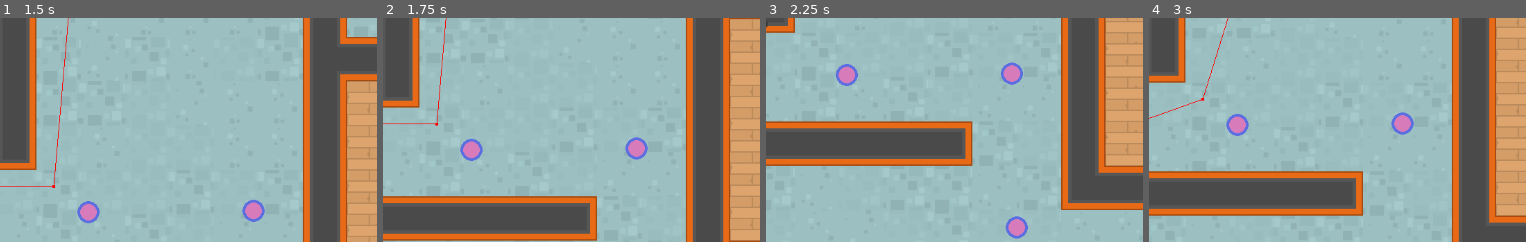
Above: before the commit, frames 1-4 (left to right).
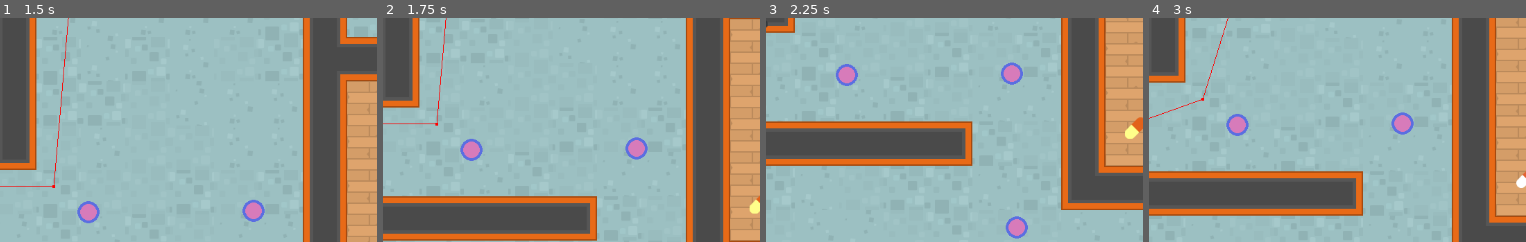
Above: after the commit, the same moments.

Repository: bluewind109/DontMindMe
Game: Godot game, scene res://scenes/level_map/level_map.tscn
Same seed, same stepped clock (60 frames per second), same inputs: the game is played once before the commit and once after it. Sound files missing from this copy of the repository are replaced by a short silence.
Inputs (mouse positions are % of the whole screen's width and height, from its top left):
- Up to frame 1 (1.5 s): move the mouse to (70, 45) at 0.52 s; hold D (right) 0.53-1.28 s; click (70, 45) at 0.6 s; move the mouse to (26, 55) at 1.27 s; hold S (down) from 1.28 s (still down); click (26, 55) at 1.35 s
- Up to frame 2 (1.75 s): keep holding S (down)
- Up to frame 3 (2.25 s): move the mouse to (58, 28) at 2.02 s; release S (down) at 2.03 s; hold D (right) from 2.03 s (still down); click (58, 28) at 2.1 s
- Up to frame 4 (3 s): move the mouse to (42, 70) at 2.77 s; release D (right) at 2.78 s; hold W (up) from 2.78 s (still down); click (42, 70) at 2.85 s
The pictures show only the part of the screen within x 50-100%, y 50-100%; the shares and areas given below are measured in that part.

Frame 1 is identical in both runs. In frame 2, 0.2% of the frame differs, in the area x 97-100%, y 79-88%; in frame 3, 0.3%, in the area x 95-100%, y 44-55%; in frame 4, 0.1%.

Commit message:
Add pickups + Add SoundManager and SignalManager

Diff:
--- a/project.godot
+++ b/project.godot
@@ -14,6 +14,11 @@
 run/main_scene="res://scenes/level_map/level_map.tscn"
 config/features=PackedStringArray("4.2", "Mobile")
 config/icon="res://assets/images/survivor1_gun.png"
+
+[autoload]
+
+SignalManager="*res://singletons/signal_manager.gd"
+SoundManager="*res://singletons/sound_manager.gd"
 
 [input]
 
--- a/scenes/level_map/level_map.tscn
+++ b/scenes/level_map/level_map.tscn
@@ -9,6 +9,7 @@
 [ext_resource type="PackedScene" uid="uid://vao6kp8w7hlv" path="res://scenes/npc/npc.tscn" id="7_ncrco"]
 [ext_resource type="PackedScene" uid="uid://djg7cg32ubofg" path="res://scenes/waypoint/waypoint.tscn" id="8_4sipk"]
 [ext_resource type="PackedScene" uid="uid://byx5677vcaley" path="res://scenes/player/player.tscn" id="8_n51yv"]
+[ext_resource type="PackedScene" uid="uid://cabsj20koj4ty" path="res://scenes/pick_up/pick_up.tscn" id="10_hem07"]
 
 [sub_resource type="TileSetAtlasSource" id="TileSetAtlasSource_r2u4g"]
 texture = ExtResource("1_xeqyt")
@@ -421,3 +422,21 @@
 
 [node name="Waypoint7" parent="Path1" instance=ExtResource("8_4sipk")]
 position = Vector2(-21, 114)
+
+[node name="PickUp" parent="." instance=ExtResource("10_hem07")]
+position = Vector2(395, 191)
+
+[node name="PickUp2" parent="." instance=ExtResource("10_hem07")]
+position = Vector2(497, 192)
+
+[node name="PickUp3" parent="." instance=ExtResource("10_hem07")]
+position = Vector2(1002, 565)
+
+[node name="PickUp4" parent="." instance=ExtResource("10_hem07")]
+position = Vector2(285, 552)
+
+[node name="PickUp5" parent="." instance=ExtResource("10_hem07")]
+position = Vector2(293, 766)
+
+[node name="PickUp6" parent="." instance=ExtResource("10_hem07")]
+position = Vector2(-106, 762)
--- a/scenes/npc/npc.gd
+++ b/scenes/npc/npc.gd
@@ -135,7 +135,7 @@
 		warning.show()
 	elif(new_state == ENEMY_STATE.CHASING):
 		warning.hide()
-		gasp_sound.play()
+		SoundManager.play_gasp(gasp_sound)
 		animation_player.play("alert")
 	elif (new_state == ENEMY_STATE.PATROLLING):
 		warning.hide()
--- a/scenes/npc/npc.tscn
+++ b/scenes/npc/npc.tscn
@@ -1,9 +1,8 @@
-[gd_scene load_steps=10 format=3 uid="uid://vao6kp8w7hlv"]
+[gd_scene load_steps=9 format=3 uid="uid://vao6kp8w7hlv"]
 
 [ext_resource type="Script" path="res://scenes/npc/npc.gd" id="1_5qkfn"]
 [ext_resource type="Texture2D" uid="uid://btxfsy6rguujs" path="res://assets/images/soldier1_gun.png" id="1_67jpu"]
 [ext_resource type="Texture2D" uid="uid://cjwbdiq13be23" path="res://assets/images/running_1.png" id="3_nwrrv"]
-[ext_resource type="AudioStream" uid="uid://cuh7gpqrdtpfu" path="res://assets/sounds/gasp1.wav" id="4_xlwkv"]
 
 [sub_resource type="CircleShape2D" id="CircleShape2D_h5w6r"]
 radius = 16.0
@@ -93,4 +92,3 @@
 }
 
 [node name="GaspSound" type="AudioStreamPlayer2D" parent="."]
-stream = ExtResource("4_xlwkv")
--- /dev/null
+++ b/scenes/pick_up/pick_up.gd
@@ -0,0 +1,18 @@
+extends Area2D
+
+@onready var sound = $Sound
+@onready var animation_player = $AnimationPlayer
+
+func play_sound() -> void:
+	sound.stream = SoundManager.get_random_pickup_sound()
+	sound.play()
+
+
+func _on_body_entered(body):
+	SignalManager.on_pickup.emit()
+	animation_player.play("vanish")
+	play_sound()
+
+
+func _on_sound_finished():
+	queue_free()
--- /dev/null
+++ b/scenes/pick_up/pick_up.tscn
@@ -0,0 +1,82 @@
+[gd_scene load_steps=7 format=3 uid="uid://cabsj20koj4ty"]
+
+[ext_resource type="Texture2D" uid="uid://cmukcvhrd2yii" path="res://assets/images/pill1.png" id="1_l4a2y"]
+[ext_resource type="Script" path="res://scenes/pick_up/pick_up.gd" id="1_lalaa"]
+
+[sub_resource type="CapsuleShape2D" id="CapsuleShape2D_j3o2d"]
+radius = 7.77818
+height = 35.3553
+
+[sub_resource type="Animation" id="Animation_iga5o"]
+resource_name = "flash"
+loop_mode = 1
+tracks/0/type = "value"
+tracks/0/imported = false
+tracks/0/enabled = true
+tracks/0/path = NodePath("Sprite2D:self_modulate")
+tracks/0/interp = 1
+tracks/0/loop_wrap = true
+tracks/0/keys = {
+"times": PackedFloat32Array(0, 0.5, 1),
+"transitions": PackedFloat32Array(1, 1, 1),
+"update": 0,
+"values": [Color(1, 1, 1, 1), Color(1, 1, 0.0823529, 1), Color(1, 1, 1, 1)]
+}
+tracks/1/type = "value"
+tracks/1/imported = false
+tracks/1/enabled = true
+tracks/1/path = NodePath("Sprite2D:scale")
+tracks/1/interp = 1
+tracks/1/loop_wrap = true
+tracks/1/keys = {
+"times": PackedFloat32Array(0, 0.5, 1),
+"transitions": PackedFloat32Array(1, 1, 1),
+"update": 0,
+"values": [Vector2(0.7, 0.7), Vector2(0.85, 0.85), Vector2(0.7, 0.7)]
+}
+
+[sub_resource type="Animation" id="Animation_5fl7y"]
+resource_name = "vanish"
+tracks/0/type = "value"
+tracks/0/imported = false
+tracks/0/enabled = true
+tracks/0/path = NodePath("Sprite2D:scale")
+tracks/0/interp = 1
+tracks/0/loop_wrap = true
+tracks/0/keys = {
+"times": PackedFloat32Array(0, 0.2, 0.3),
+"transitions": PackedFloat32Array(1, 1, 1),
+"update": 0,
+"values": [Vector2(0.7, 0.7), Vector2(1.4, 1.4), Vector2(0.001, 0.001)]
+}
+
+[sub_resource type="AnimationLibrary" id="AnimationLibrary_vwggi"]
+_data = {
+"flash": SubResource("Animation_iga5o"),
+"vanish": SubResource("Animation_5fl7y")
+}
+
+[node name="PickUp" type="Area2D"]
+collision_layer = 0
+collision_mask = 4
+script = ExtResource("1_lalaa")
+
+[node name="CollisionShape2D" type="CollisionShape2D" parent="."]
+rotation = 0.785398
+scale = Vector2(1, 1)
+shape = SubResource("CapsuleShape2D_j3o2d")
+
+[node name="Sprite2D" type="Sprite2D" parent="."]
+scale = Vector2(0.7, 0.7)
+texture = ExtResource("1_l4a2y")
+
+[node name="AnimationPlayer" type="AnimationPlayer" parent="."]
+libraries = {
+"": SubResource("AnimationLibrary_vwggi")
+}
+autoplay = "flash"
+
+[node name="Sound" type="AudioStreamPlayer2D" parent="."]
+
+[connection signal="body_entered" from="." to="." method="_on_body_entered"]
+[connection signal="finished" from="Sound" to="." method="_on_sound_finished"]
--- /dev/null
+++ b/singletons/signal_manager.gd
@@ -0,0 +1,3 @@
+extends Node
+
+signal on_pickup
--- /dev/null
+++ b/singletons/sound_manager.gd
@@ -0,0 +1,41 @@
+extends Node
+
+const GASPS = [
+	preload("res://assets/sounds/gasp1.wav"),
+	preload("res://assets/sounds/gasp2.wav"),
+	preload("res://assets/sounds/gasp3.wav"),
+]
+
+const PICKUPS = [
+	preload("res://assets/sounds/Positive Sounds/sfx_sounds_powerup1.wav"),
+	preload("res://assets/sounds/Positive Sounds/sfx_sounds_powerup2.wav"),
+	preload("res://assets/sounds/Positive Sounds/sfx_sounds_powerup3.wav"),
+	preload("res://assets/sounds/Positive Sounds/sfx_sounds_powerup4.wav"),
+	preload("res://assets/sounds/Positive Sounds/sfx_sounds_powerup5.wav"),
+	preload("res://assets/sounds/Positive Sounds/sfx_sounds_powerup6.wav"),
+	preload("res://assets/sounds/Positive Sounds/sfx_sounds_powerup7.wav"),
+	preload("res://assets/sounds/Positive Sounds/sfx_sounds_powerup8.wav"),
+	preload("res://assets/sounds/Positive Sounds/sfx_sounds_powerup9.wav")
+]
+
+const LASER = [
+	preload("res://assets/sounds/sfx_wpn_laser2.wav")
+]
+
+
+func get_random_sound_from_list(sound_list):
+	return sound_list.pick_random()
+
+
+func play_gasp(player: AudioStreamPlayer2D):
+	player.stream = get_random_sound_from_list(GASPS)
+	player.play()
+
+
+func play_laser(player: AudioStreamPlayer2D):
+	player.stream = get_random_sound_from_list(LASER)
+	player.play()
+
+
+func get_random_pickup_sound():
+	return get_random_sound_from_list(PICKUPS)
Not shown: 1 places in scenes/level_map/level_map.tscn that only renumber resources
